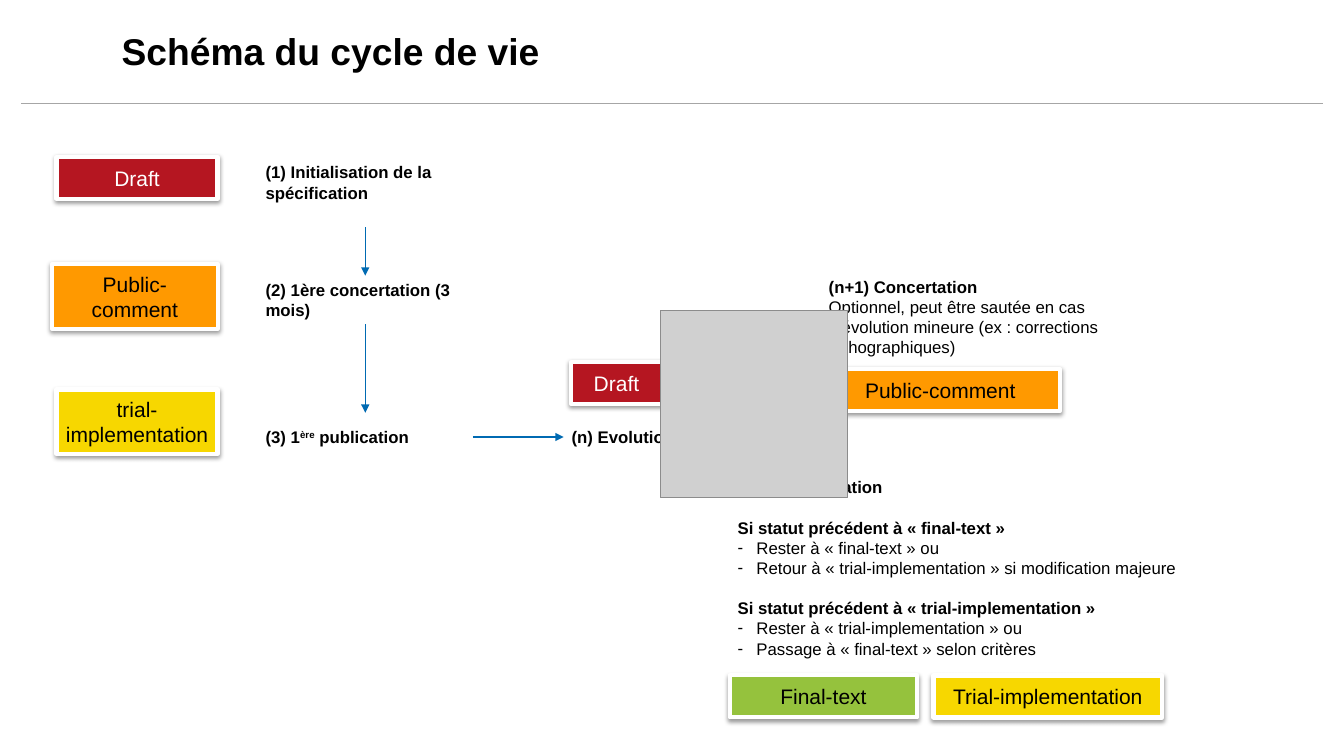
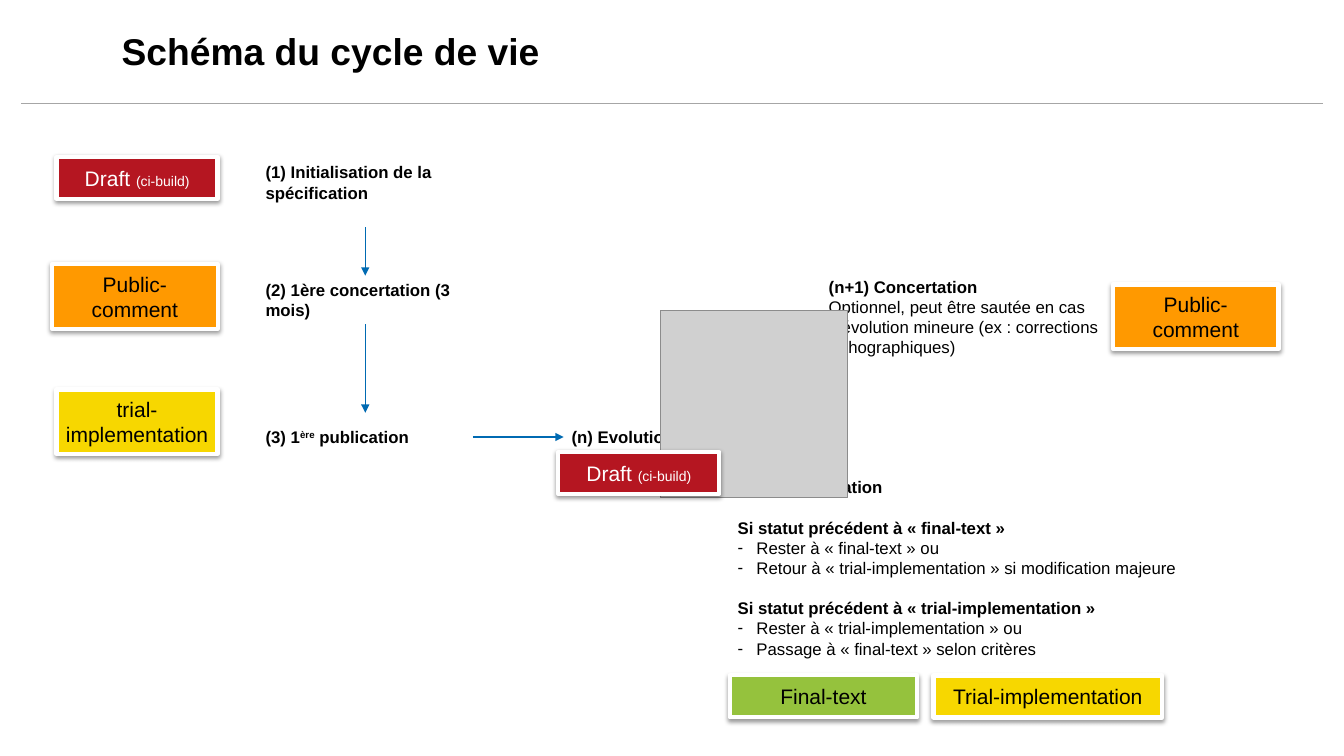
Before and after one commit to ansforge/CISIS-doctrine-gouvernance, a slide deck: slide 2 of docs/assets/docs/schema-cycle-de-vie.pptx. Drawn at 1344x756 pixels with LibreOffice and Linux fonts; fonts in the diff are those of the drawing; grey boxes stand for pictures; background and template pictures are left out. Boxes give left, top, right and bottom in pixels: in the first picture for what was removed or moved away, otherwise in the second. Text is boxed around its words. In the diff, an @@ line names an element or a change of style, - is before the commit and + after.

```diff
--- a/docs/assets/docs/schema-cycle-de-vie.pptx
+++ b/docs/assets/docs/schema-cycle-de-vie.pptx
@@ text in rectangle at (85, 171, 190, 189): text changed; size 15 to 10 pt @@
-Draft
+Draft (ci-build)
@@ rectangle "Public-comment": place and size @@
-rectangle "Public-comment" at (821, 369, 1060, 411)
+rectangle "Public-comment" at (1113, 284, 1278, 349)
@@ rectangle "Draft (ci-build)": place and size @@
-rectangle "Draft (ci-build)" at (572, 362, 662, 404)
+rectangle "Draft (ci-build)" at (559, 452, 720, 494)
@@ text in rectangle at (586, 466, 691, 484): text changed; size 15 to 10 pt @@
-Draft
+Draft (ci-build)
```
Also in this commit, not shown: 1 other file.
